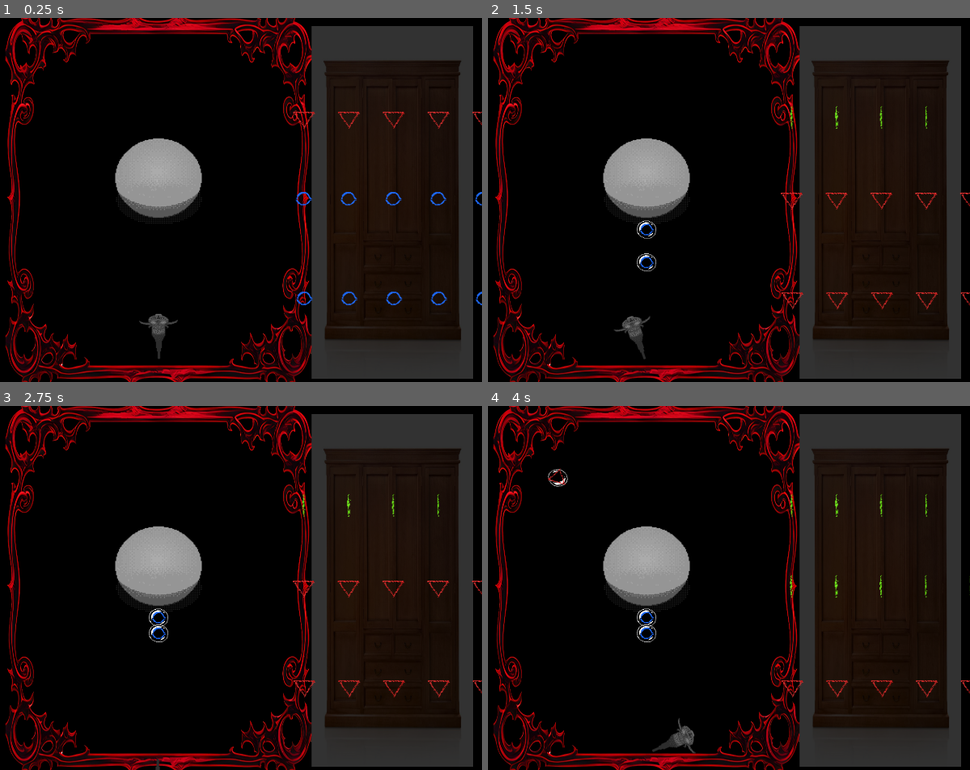
Above: before the commit, frames 1-4 (two rows, left to right).
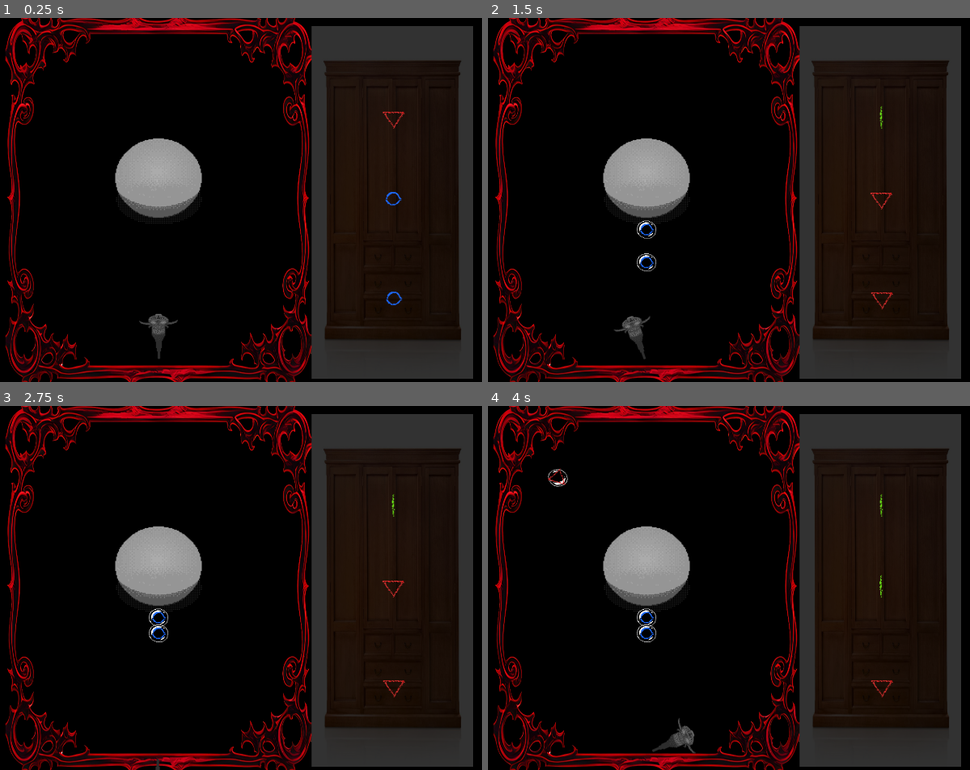
Above: after the commit, the same moments.

Repository: colton-o/bubblemancer
Game: Godot game, scene res://Levels/main.tscn
Same seed, same stepped clock (60 frames per second), same inputs: the game is played once before the commit and once after it.
Inputs (mouse positions are in pixels of both pictures, inside the frame that each line leads up to):
- Up to frame 1 (0.25 s): no input
- Up to frame 2 (1.5 s): tap Enter at 0.5 s; move the mouse to (786, 181) at 0.52 s; click (786, 181) at 0.6 s; tap Space at 1.25 s; move the mouse to (516, 218) at 1.27 s; tap A (x_rot_neg) at 1.35 s
- Up to frame 3 (2.75 s): tap Enter at 2 s; move the mouse to (221, 507) at 2.02 s; hold D (x_rot_pos) from 2.03 s (still down)
- Up to frame 4 (4 s): move the mouse to (613, 660) at 2.77 s; release D (x_rot_pos) at 2.78 s; click (613, 660) at 2.85 s; move the mouse to (839, 642) at 3.52 s; hold A (x_rot_neg) from 3.53 s (still down)

The runs differ from the first frame. In frame 1, 0.5% of the frame differs, in the area x 60-100%, y 25-79%; in frame 2, 0.4%; in frame 3, 0.4%; in frame 4, 0.4%.

Commit message:
fixed inventory

Diff:
--- a/Levels/main.tscn
+++ b/Levels/main.tscn
@@ -75,15 +75,18 @@
 position = Vector2(7.25757, 236.214)
 scale = Vector2(3.77053, 1.72811)
 texture = ExtResource("8_4nifx")
+hframes = 5
 
 [node name="Rune_02" type="Sprite2D" parent="Inventory"]
 position = Vector2(3.62878, -9.98087)
 scale = Vector2(3.77053, 1.71529)
 texture = ExtResource("8_4nifx")
+hframes = 5
 
 [node name="Rune_01" type="Sprite2D" parent="Inventory"]
 position = Vector2(5.44315, -209.598)
 scale = Vector2(3.77053, 1.72811)
 texture = ExtResource("8_4nifx")
+hframes = 5
 
 [node name="Seal" parent="." instance=ExtResource("10_nturx")]
--- a/Scripts/inventory.gd
+++ b/Scripts/inventory.gd
@@ -1,6 +1,6 @@
 extends Sprite2D
 
-@export var rune_tex: Array = []
+@export var rune_tex: Array
 
 var size = 3
 var tex_size = 3
